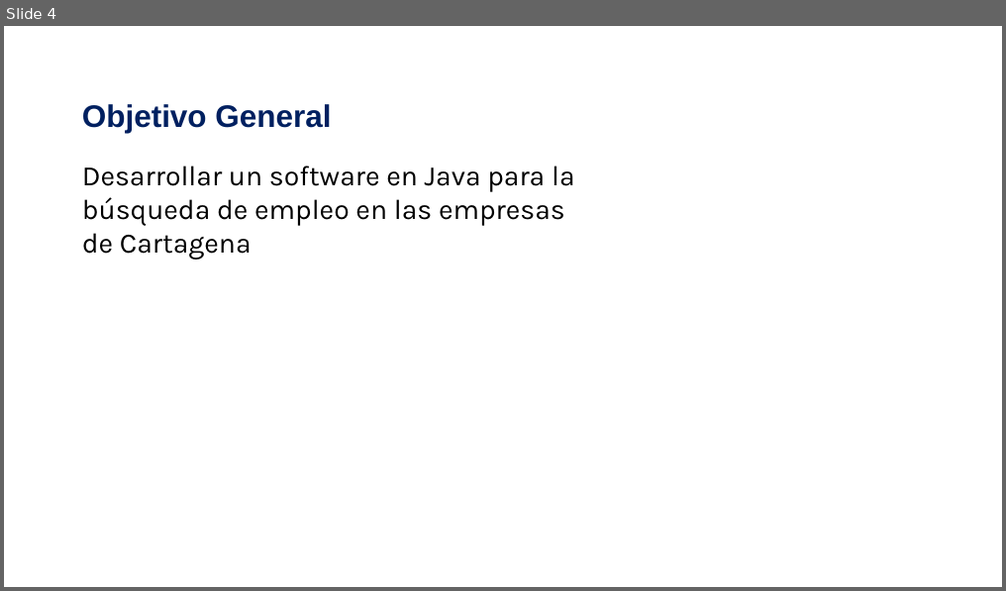
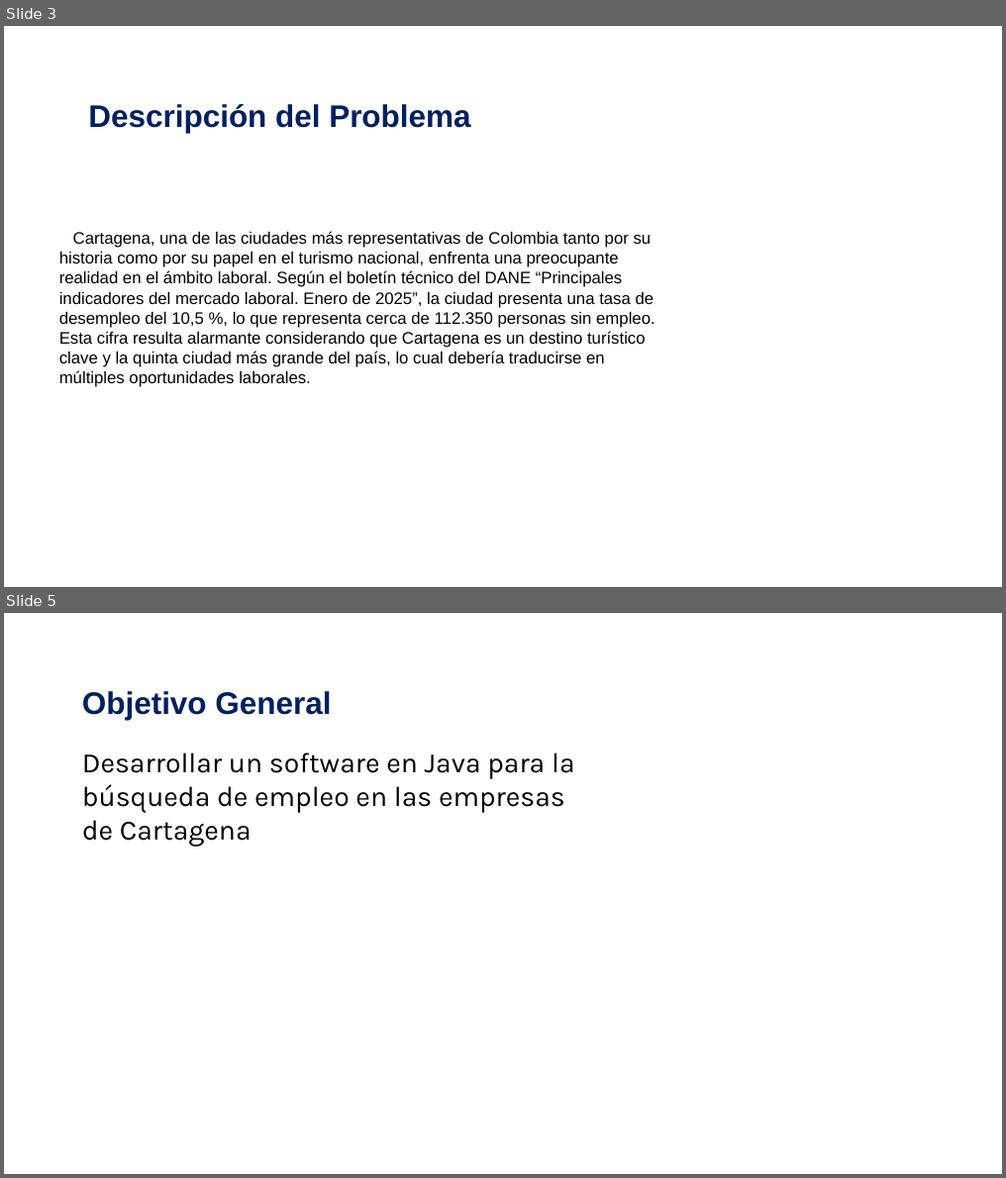
Before and after one commit to santiago-sarria23/talentHunter, a slide deck: Proyecto de Aula 2025.pptx. Shown one above the other, each under a label of ours: slide 4 before the commit, slides 3 and 5 after it; the slides between them are not shown. The pictures are 1006x591 and 1006x1178 pixels, drawn with LibreOffice and Linux fonts; fonts in the diff are those of the drawing; background and template pictures are left out. Boxes give left, top, right and bottom in pixels: in the first picture for what was removed or moved away, otherwise in the second. Text is boxed around its words. In the diff, an @@ line names an element or a change of style, - is before the commit and + after.

```diff
--- a/Proyecto de Aula 2025.pptx
+++ b/Proyecto de Aula 2025.pptx
@@ slide 3 added at <box>4,26,1002,587</box>, background picture (left out) @@
@@ title added at <box>88,104,470,133</box>, 30 pt, text #002060, bold @@
+Descripción del Problema
@@ text added at <box>59,231,655,387</box>, 16 pt, text #000000 @@
+Cartagena, una de las ciudades más representativas de Colombia tanto por su historia como por su papel en el turismo nacional, enfrenta una preocupante realidad en el ámbito laboral. Según el boletín técnico del DANE “Principales indicadores del mercado laboral. Enero de 2025”, la ciudad presenta una tasa de desempleo del 10,5 %, lo que representa cerca de 112.350 personas sin empleo. Esta cifra resulta alarmante considerando que Cartagena es un destino turístico clave y la quinta ciudad más grande del país, lo cual debería traducirse en múltiples oportunidades laborales.
@@ what was slide 4 is now slide 5 @@
```
Also in this commit, not shown: 1 slide changed, 4 other slides added, 4 slides removed, 14 other files.
